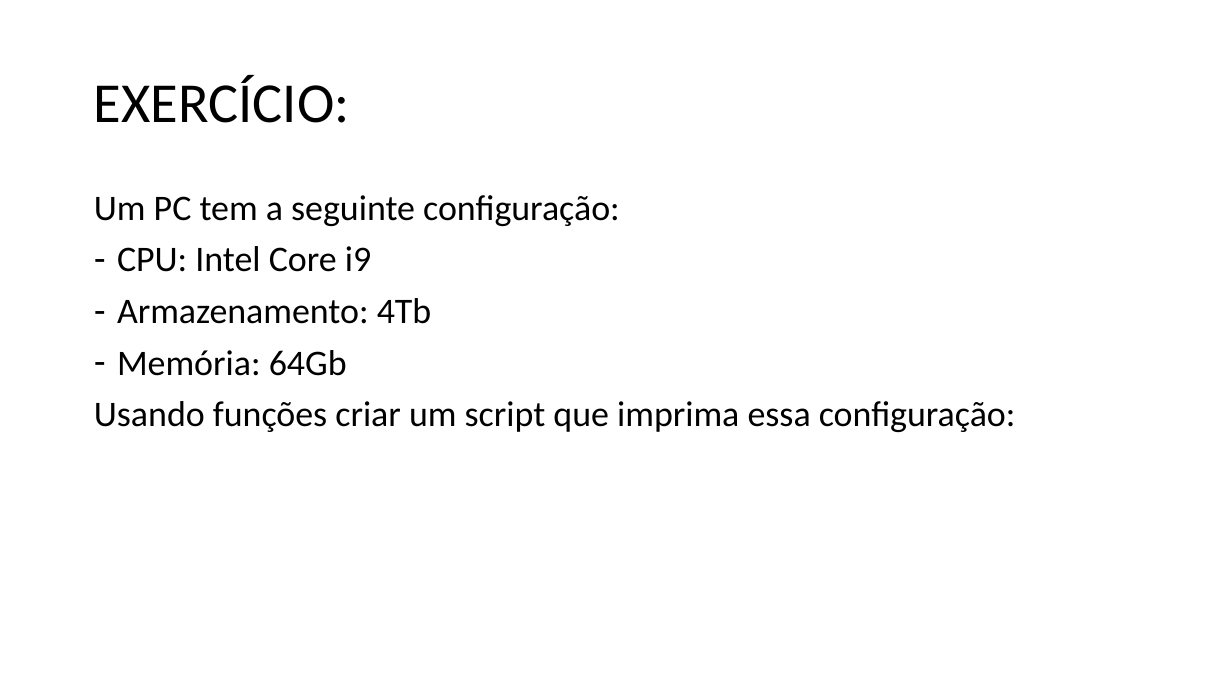
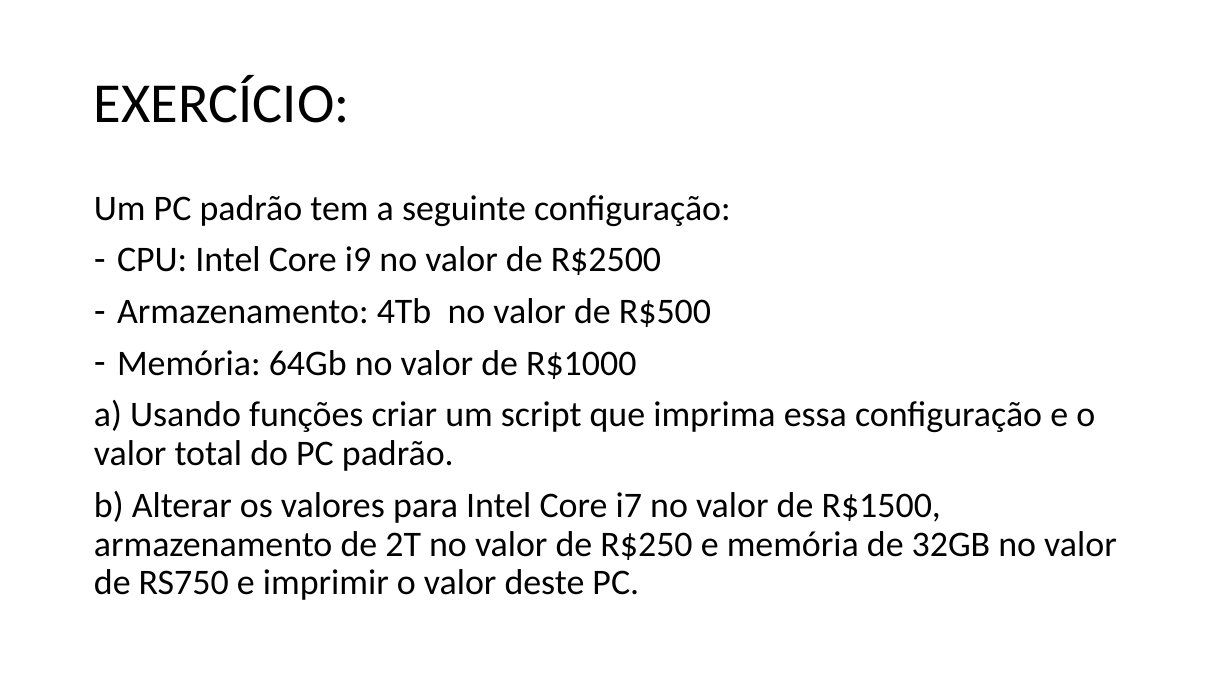
Before and after one commit to dourivaljunior/Curso-de-Python, a slide deck: slide 12 of CURSO DEV FULL STACK AULA 06.pptx (slide 11 before the commit). Drawn at 1232x693 pixels with LibreOffice and Linux fonts; fonts in the diff are those of the drawing. Boxes give left, top, right and bottom in pixels: in the first picture for what was removed or moved away, otherwise in the second. Text is boxed around its words. In the diff, an @@ line names an element or a change of style, - is before the commit and + after.

```diff
--- a/CURSO DEV FULL STACK AULA 06.pptx
+++ b/CURSO DEV FULL STACK AULA 06.pptx
@@ text at box(94, 195, 1117, 600): text changed @@
-Um PC tem a seguinte configuração:
-– CPU: Intel Core i9
-– Armazenamento: 4Tb
-– Memória: 64Gb
-Usando funções criar um script que imprima essa configuração:
+Um PC padrão tem a seguinte configuração:
+– CPU: Intel Core i9 no valor de R$2500
+– Armazenamento: 4Tb no valor de R$500
+– Memória: 64Gb no valor de R$1000
+a) Usando funções criar um script que imprima essa configuração e o valor total do PC padrão.
+b) Alterar os valores para Intel Core i7 no valor de R$1500, armazenamento de 2T no valor de R$250 e memória de 32GB no valor de RS750 e imprimir o valor deste PC.
```
Also in this commit, not shown: 14 other slides changed, 15 slides added, 2 slides removed.
